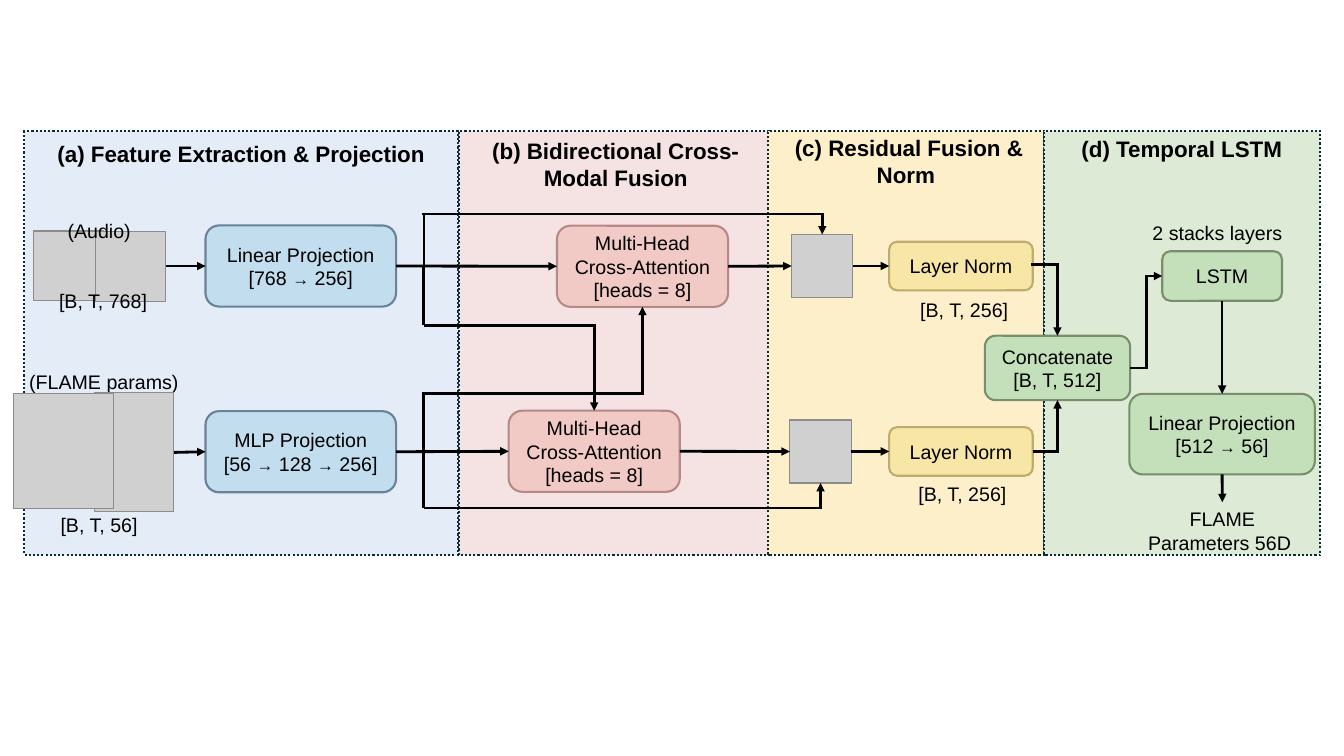
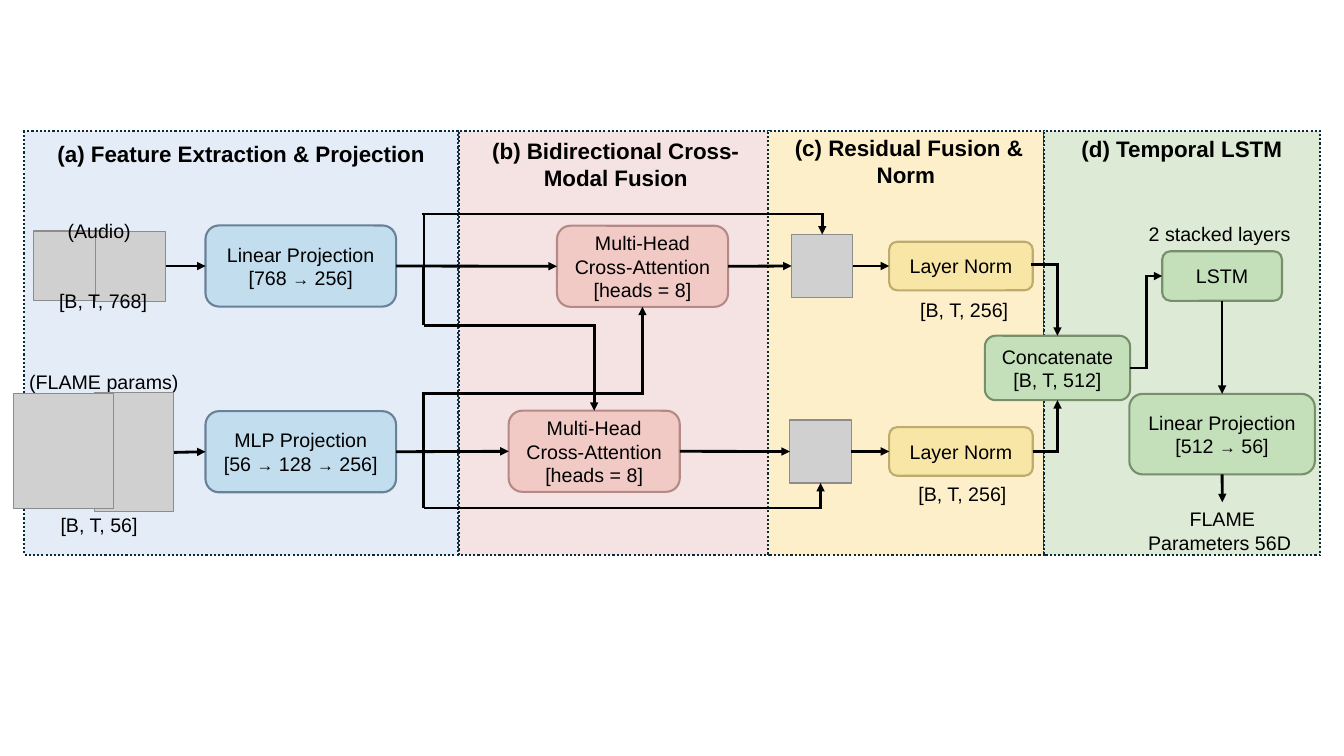
Before and after one commit to adityakotha03/ListenControl, a slide deck: slide 1 of architecture.pptx. Drawn at 1344x756 pixels with LibreOffice and Linux fonts; fonts in the diff are those of the drawing; grey boxes stand for pictures. Boxes give left, top, right and bottom in pixels: in the first picture for what was removed or moved away, otherwise in the second. Text is boxed around its words. In the diff, an @@ line names an element or a change of style, - is before the commit and + after.

Commit message:
update ppt

```diff
--- a/architecture.pptx
+++ b/architecture.pptx
@@ text at (1149,226,1290,245): text changed @@
-2 stacks layers
+2 stacked layers
```
